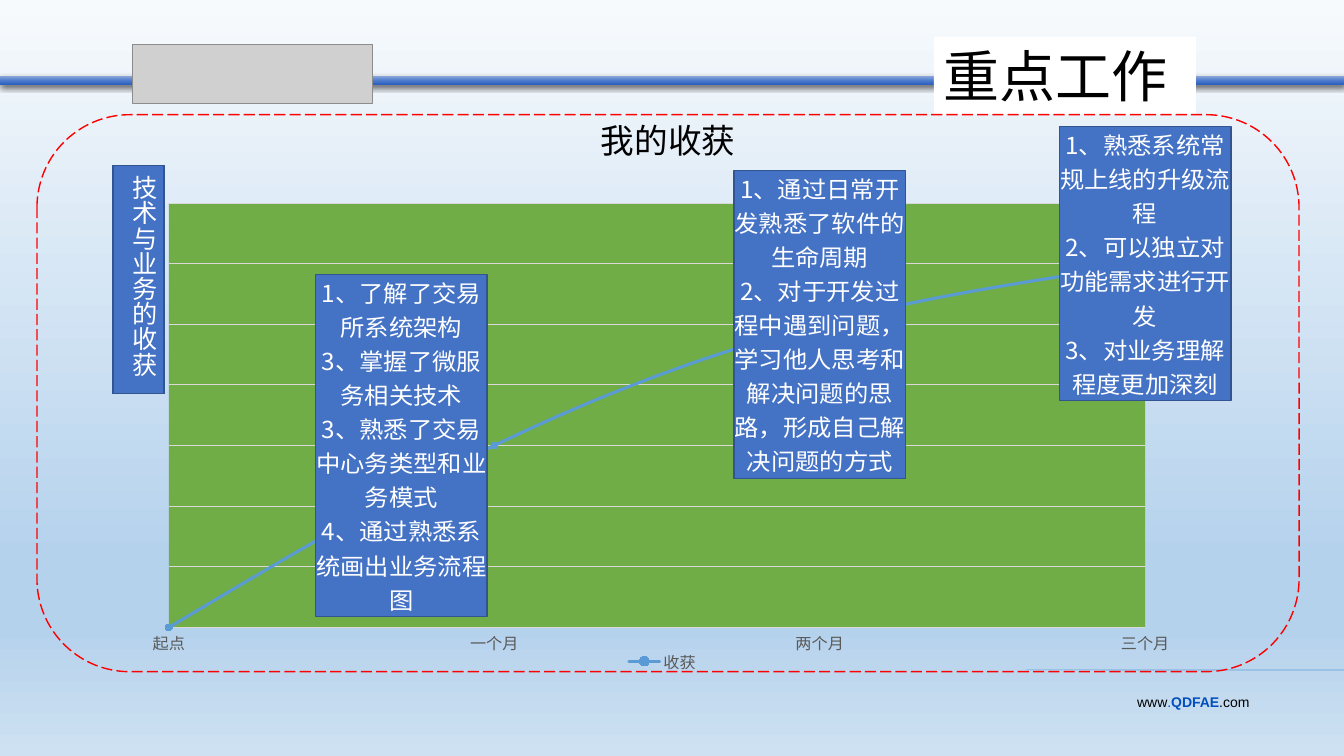
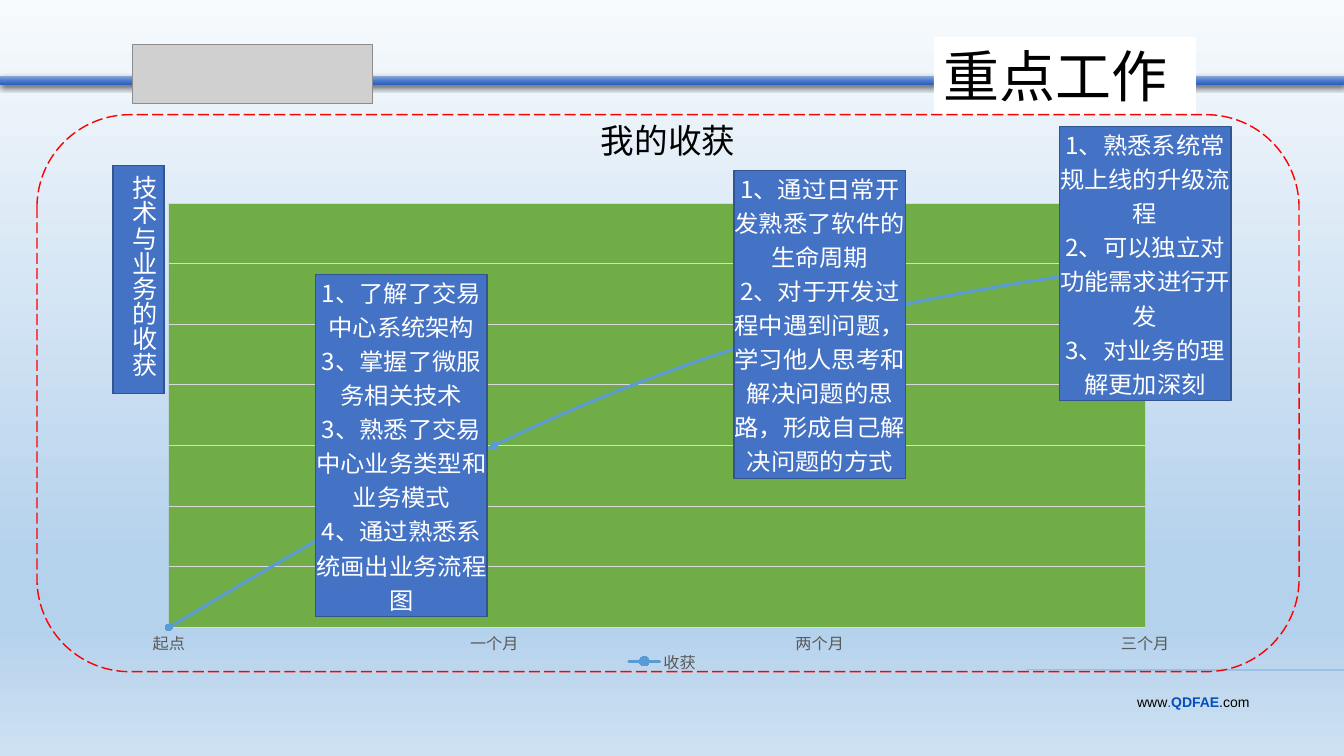
Before and after one commit to lhw1320/springcloud, a slide deck: slide 7 of doc/src/main/resources/qdfae/青金中心连宏伟转正答辩.pptx. Drawn at 1344x756 pixels with LibreOffice and Linux fonts; fonts in the diff are those of the drawing; grey boxes stand for pictures. Boxes give left, top, right and bottom in pixels: in the first picture for what was removed or moved away, otherwise in the second. Text is boxed around its words. In the diff, an @@ line names an element or a change of style, - is before the commit and + after.

```diff
--- a/doc/src/main/resources/qdfae/青金中心连宏伟转正答辩.pptx
+++ b/doc/src/main/resources/qdfae/青金中心连宏伟转正答辩.pptx
@@ line chart at [132,126,1232,677] @@
@@ data labels of 收获 changed @@
```
Also in this commit, not shown: 2 other slides changed.
